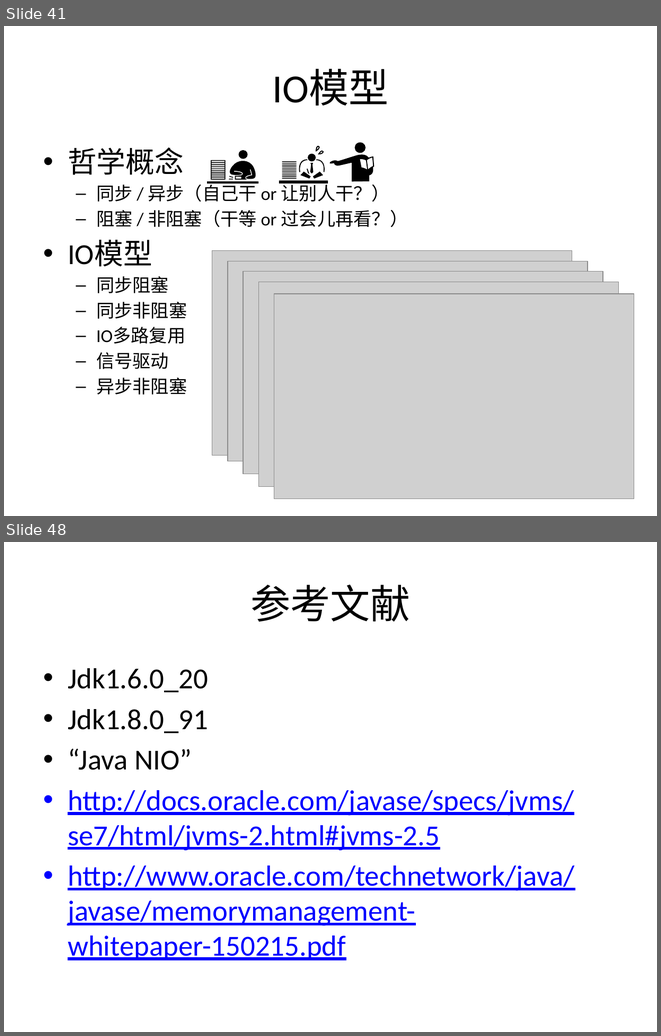
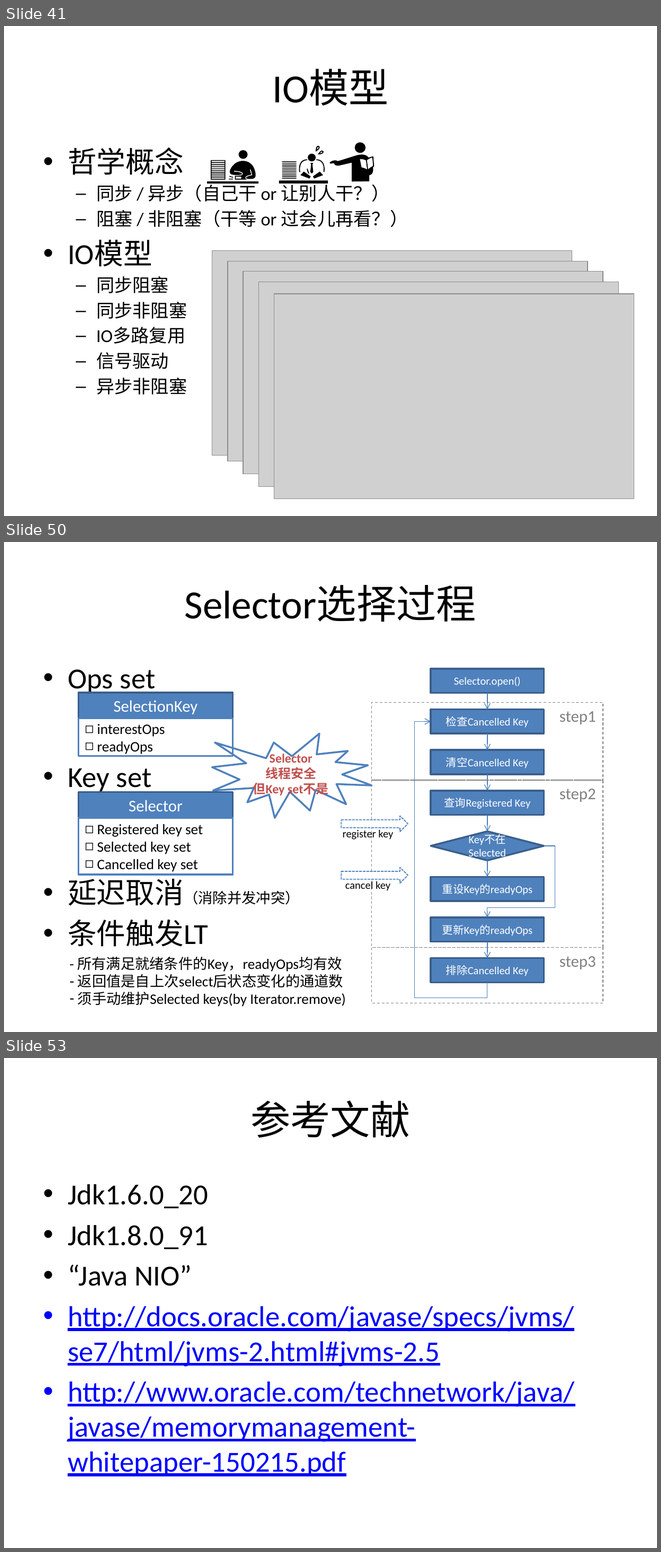
Before and after one commit to guhanjie/Knowledge-sharing, a slide deck: 扒一扒Java IO那些事儿.pptx. Shown one above the other, each under a label of ours: slides 41 and 48 before the commit, slides 41, 50 and 53 after it; the slides between them are not shown. The pictures are 661x1036 and 661x1552 pixels, drawn with LibreOffice and Linux fonts; fonts in the diff are those of the drawing; grey boxes stand for pictures. Boxes give left, top, right and bottom in pixels: in the first picture for what was removed or moved away, otherwise in the second. Text is boxed around its words. In the diff, an @@ line names an element or a change of style, - is before the commit and + after.

```diff
--- a/扒一扒Java IO那些事儿.pptx
+++ b/扒一扒Java IO那些事儿.pptx
@@ slide 50 added at [4, 542, 657, 1032], background #FFFFFF @@
@@ title added at [185, 585, 476, 622], 44 pt, text #000000 @@
+Selector选择过程
@@ text added at [68, 669, 299, 946], 32 pt, text #000000 @@
+• Ops set
+• Key set
+• 延迟取消（消除并发冲突）
+• 条件触发LT
@@ rectangle added at [78, 693, 232, 718], fill #4F81BD, outline #3A5F8C 2 pt, 18 pt, text #FFFFFF @@
+SelectionKey
@@ rectangle added at [78, 718, 232, 756], fill #FFFFFF, outline #4F81BD 2 pt, 16 pt, text #000000 @@
+◻ interestOps
+◻ readyOps
@@ irregular seal added at [212, 733, 372, 818], outline #4F81BD 2 pt, 14 pt, text #C0504D, bold @@
+Selector
+线程安全
+但Key set不是
@@ rectangle added at [78, 792, 232, 818], fill #4F81BD, outline #3A5F8C 2 pt, 18 pt, text #FFFFFF @@
+Selector
@@ rectangle added at [78, 818, 232, 874], fill #FFFFFF, outline #4F81BD 2 pt, 16 pt, text #000000 @@
+◻ Registered key set
+◻ Selected key set
+◻ Cancelled key set
@@ group added at [341, 669, 603, 1003]: 10 rectangles, 6 arrows, 5 texts, 2 elbow arrows, 2 right arrows, 1 diamond @@
+Selector.open()
+检查Cancelled Key
+清空Cancelled Key
+查询Registered Key
+Key不在Selected
+重设Key的readyOps
+更新Key的readyOps
+排除Cancelled Key
+step1
+step2
+step3
+register key
+cancel key
@@ text added at [77, 956, 346, 1006], 16 pt, text #000000 @@
+- 所有满足就绪条件的Key，readyOps均有效
+– 返回值是自上次select后状态变化的通道数
+– 须手动维护Selected keys(by Iterator.remove)
@@ what was slide 48 is now slide 53 @@
```
Also in this commit, not shown: 10 slides changed, 5 other slides added, 1 slide removed.
